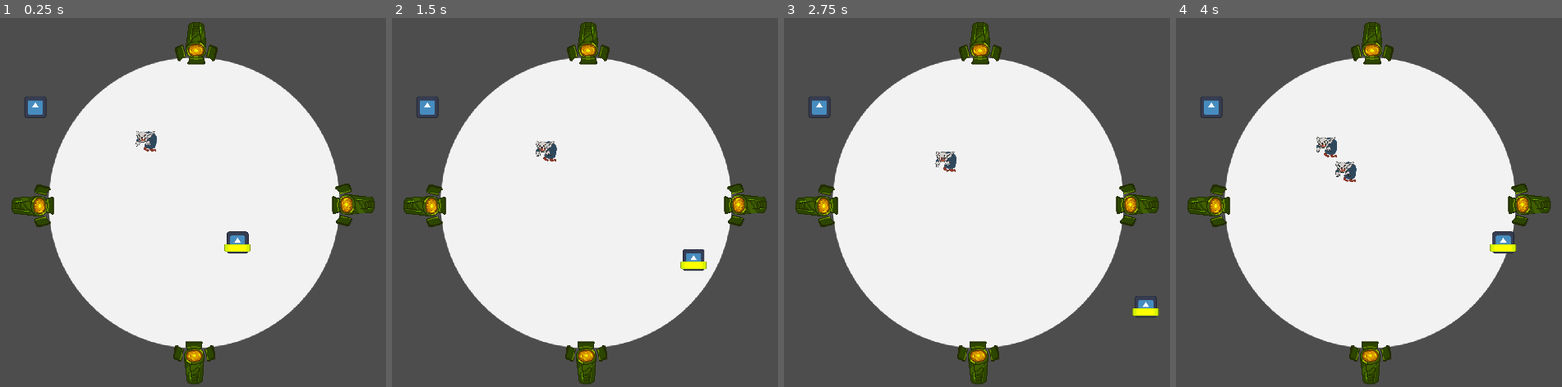
Above: before the commit, frames 1-4 (left to right).
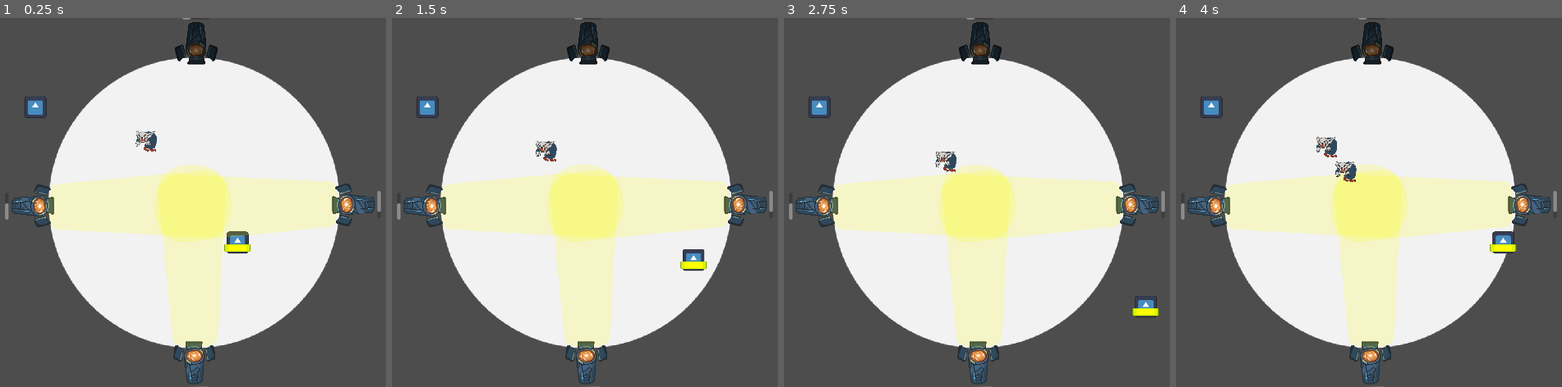
Above: after the commit, the same moments.

Repository: johncoffee/ngj-2024
Game: Godot game, scene res://maps/sandbox.tscn
Two runs of this game, one before a commit and one after it. Both use one fixed random seed, a clock stepped at 60 frames per second and the inputs below. The project has no main scene, so this scene is started directly. The engine's default icon, where the game draws it, is replaced by a stand-in: a white triangle on a blue panel in a dark square.
Inputs:
- Up to frame 1 (0.25 s): no input
- Up to frame 2 (1.5 s): hold D (mirror.move.right) 0.53-1.28 s; hold = (projector.repair) 0.53-1.28 s; tap Keypad Enter (projector.toggle) at 0.8, 1.35 s; hold S (mirror.move.down) from 1.28 s (still down)
- Up to frame 3 (2.75 s): tap = (projector.repair) at 1.55 s; release S (mirror.move.down) at 2.03 s; hold D (mirror.move.right) from 2.03 s (still down); hold = (projector.repair) from 2.03 s (still down); tap Keypad Enter (projector.toggle) at 2.3 s
- Up to frame 4 (4 s): release D (mirror.move.right) at 2.78 s; release = (projector.repair) at 2.78 s; hold W (mirror.move.up) 2.78-3.53 s; tap Keypad Enter (projector.toggle) at 2.85, 3.8 s; tap = (projector.repair) at 3.05 s; hold A (mirror.move.left) from 3.53 s (still down); hold = (projector.repair) from 3.53 s (still down)

The runs differ from the first frame. In frame 1, 18% of the frame differs, in the area x 1-99%, y 0-100%; in frame 2, 18%; in frame 3, 18%; in frame 4, 18%.

Commit message:
projector randomized init, can break and be repaired

Diff:
--- a/maps/projector.gd
+++ b/maps/projector.gd
@@ -1,33 +1,59 @@
 class_name Projector
 extends Area2D
 
-@export var pan_speed := 100
-@export var light_on := false
-@export var max_hp := 100
-@export var repair_speed := 50
+@export var pan_speed := 100.0
+@export var max_hp := 100.0
+@export var repair_speed := 50.0
 
-var hp := max_hp
-var broken := false
+var light_on := false:
+	set(value):
+		light_on = value
+		$LightAnchor.visible = value
+		$LightArea.monitoring = value
+
+var hp: float = max_hp:
+	set(value):
+		hp = value
+		$ProgressBar.value = value
+
+var broken := false:
+	set(value):
+		broken = value
+		if broken:
+			$Sprite2D.modulate = Color.DIM_GRAY
+		else:
+			$Sprite2D.modulate = Color.WHITE
+
 
 func _ready():
-	$LightAnchor.visible = light_on
-	$LightArea.monitoring = light_on
+	# Randomly break some on start.
+	if randf() < 0.3:
+		broken = true
+		hp = randf_range(0, max_hp / 2.0)
+		# Randomly turn some on.
+		light_on = randf() < 0.5
+	else:
+		broken = false
+		hp = randf_range(max_hp / 2.0, max_hp)
+
+
+func damage(amount: int):
+	hp = max(hp - amount, 0)
+	if hp == 0:
+		broken = true
 
 
 func repair(delta: float):
-	assert(broken)
 	if hp < max_hp:
 		hp += delta * repair_speed
 	if hp >= max_hp:
 		hp = max_hp
-		broken = true
+		broken = false
 
 
 func toggle_light():
 	assert(not broken)
 	light_on = not light_on
-	$LightArea.monitoring = light_on
-	$LightAnchor.visible = light_on
 
 
 func pan(offset: float):
--- a/maps/projector.tscn
+++ b/maps/projector.tscn
@@ -32,5 +32,13 @@
 [node name="CollisionPolygon2D" type="CollisionPolygon2D" parent="LightArea"]
 polygon = PackedVector2Array(-63, 57, -85, 545, 0, 585, 102, 545, 62, 57)
 
+[node name="ProgressBar" type="ProgressBar" parent="."]
+offset_left = -40.0
+offset_top = -80.0
+offset_right = 40.0
+offset_bottom = -70.0
+step = 1.0
+show_percentage = false
+
 [connection signal="body_entered" from="LightArea" to="." method="_on_area_2d_body_entered"]
 [connection signal="body_exited" from="LightArea" to="." method="_on_area_2d_body_exited"]
--- a/players/projector_player.gd
+++ b/players/projector_player.gd
@@ -25,7 +25,10 @@
 		if close_projector.broken and Input.is_action_pressed("projector.repair"):
 			close_projector.repair(delta)
 		elif Input.is_action_just_pressed("projector.toggle"):
-			close_projector.toggle_light()
+			if not close_projector.broken:
+				close_projector.toggle_light()
+			else:
+				print("i'm broke")
 
 
 func _on_projector_detector_area_entered(area: Area2D):
